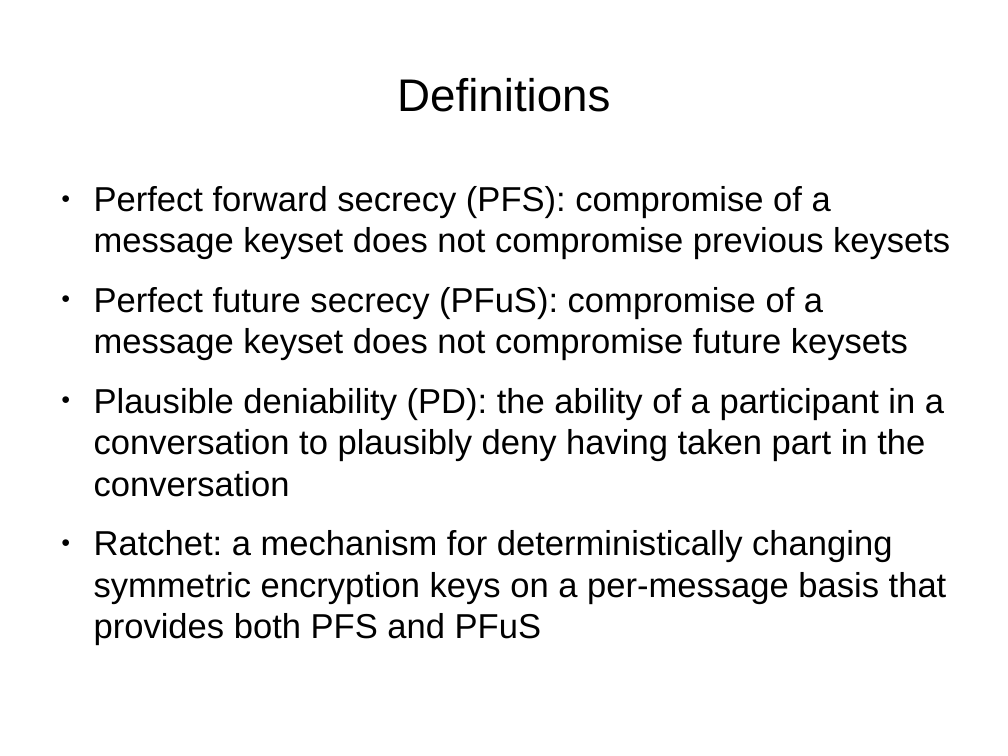
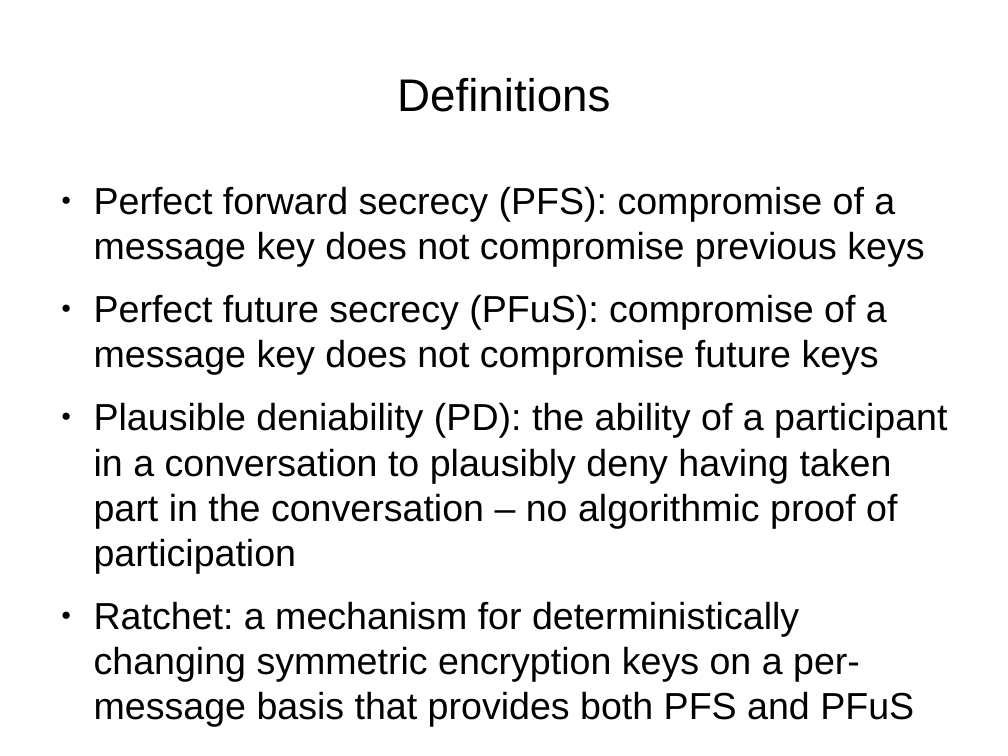
Before and after one commit to rxcomm/smmp, a slide deck: slide 4 of spec/slideshow.odp (slide 5 before the commit). Drawn at 1008x756 pixels with LibreOffice and Linux fonts; fonts in the diff are those of the drawing. Boxes give left, top, right and bottom in pixels: in the first picture for what was removed or moved away, otherwise in the second. Text is boxed around its words. In the diff, an @@ line names an element or a change of style, - is before the commit and + after.

```diff
--- a/spec/slideshow.odp
+++ b/spec/slideshow.odp
@@ text at <box>94,186,947,573</box>: text changed; size 27.2 to 29.6 pt @@
-● Perfect forward secrecy (PFS): compromise of a message keyset does not compromise previous keysets
-● Perfect future secrecy (PFuS): compromise of a message keyset does not compromise future keysets
-● Plausible deniability (PD): the ability of a participant in a conversation to plausibly deny having taken part in the conversation
+● Perfect forward secrecy (PFS): compromise of a message key does not compromise previous keys
+● Perfect future secrecy (PFuS): compromise of a message key does not compromise future keys
+● Plausible deniability (PD): the ability of a participant in a conversation to plausibly deny having taken part in the conversation – no algorithmic proof of participation
@@ text at <box>94,601,914,727</box>: size 27.2 to 29.6 pt in "Ratchet: a mechanism for deterministically changing symmetri ..." @@
```
Also in this commit, not shown: 13 other slides changed, 14 slides added, 10 slides removed.
